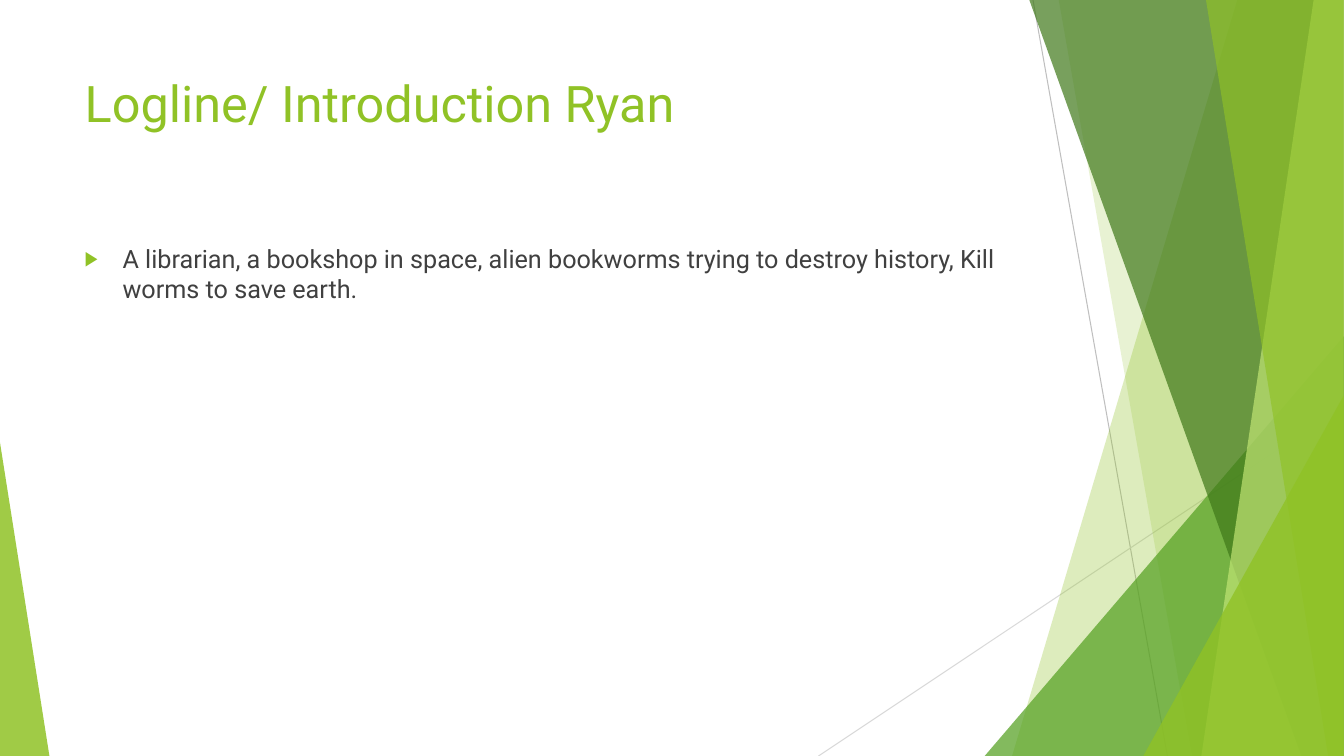
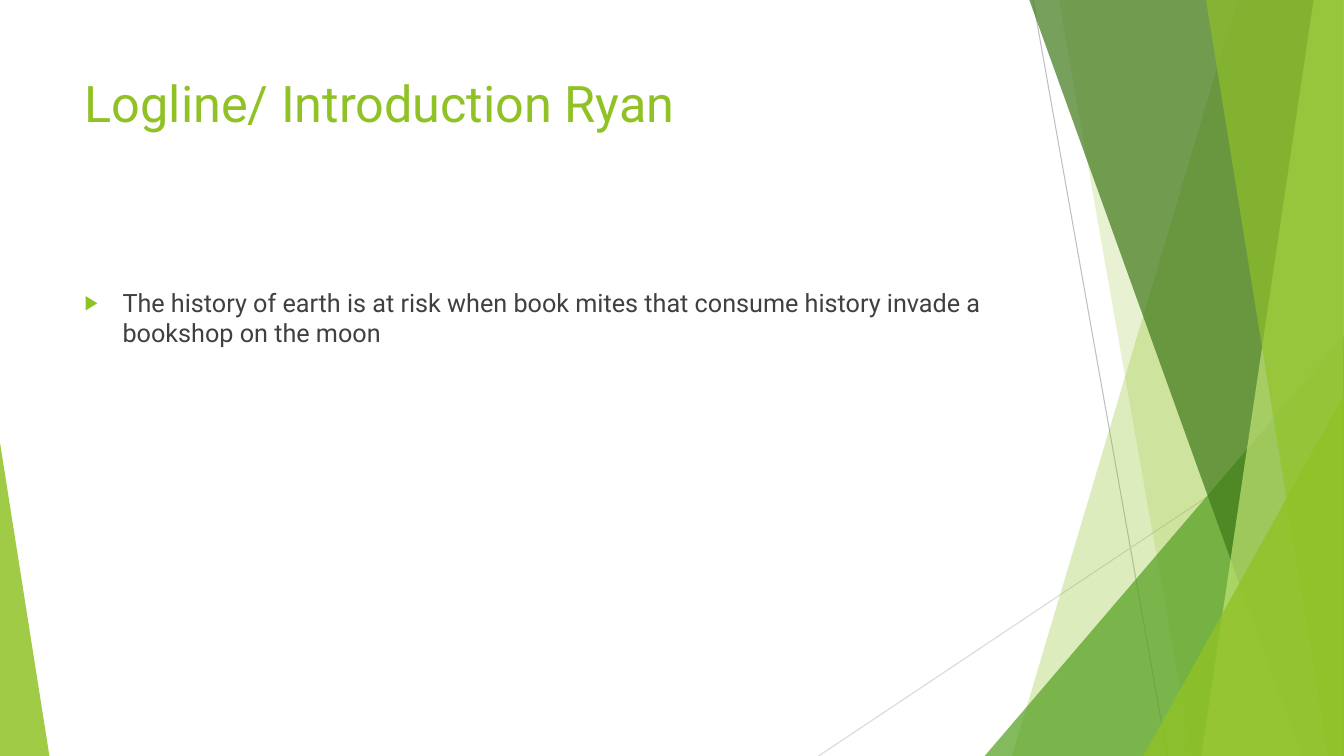
Before and after one commit to UoSGamesGroups/first-semester-l4-5-group-14, a slide deck: slide 2 of Group 14.pptx. Drawn at 1344x756 pixels with LibreOffice and Linux fonts; fonts in the diff are those of the drawing. Boxes give left, top, right and bottom in pixels: in the first picture for what was removed or moved away, otherwise in the second. Text is boxed around its words. In the diff, an @@ line names an element or a change of style, - is before the commit and + after.

Commit message:
added logline and mechanics

```diff
--- a/Group 14.pptx
+++ b/Group 14.pptx
@@ text at (123, 293, 980, 347): text changed @@
-▶ A librarian, a bookshop in space, alien bookworms trying to destroy history, Kill worms to save earth.
+▶ The history of earth is at risk when book mites that consume history invade a bookshop on the moon
```
Also in this commit, not shown: 1 other slide changed.
